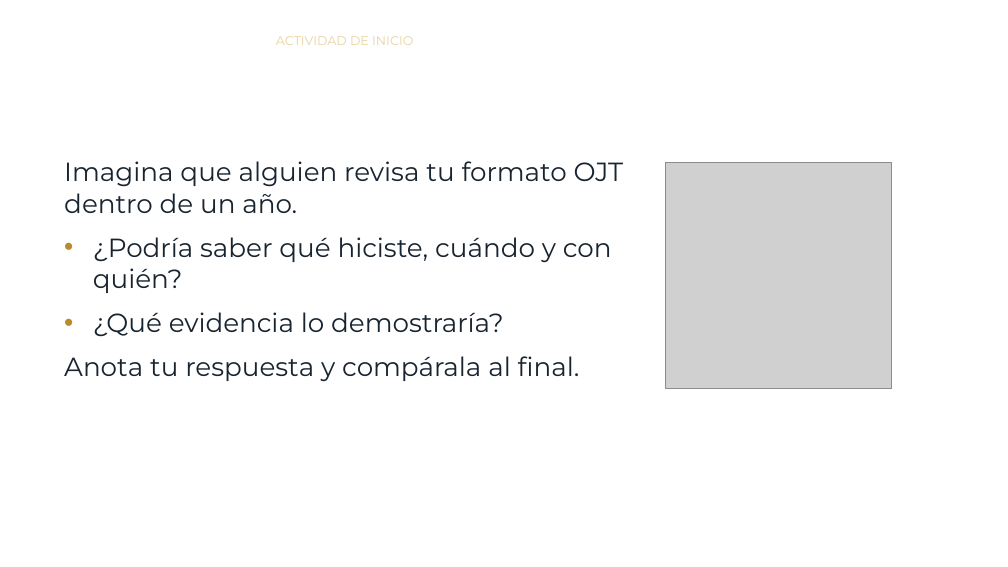
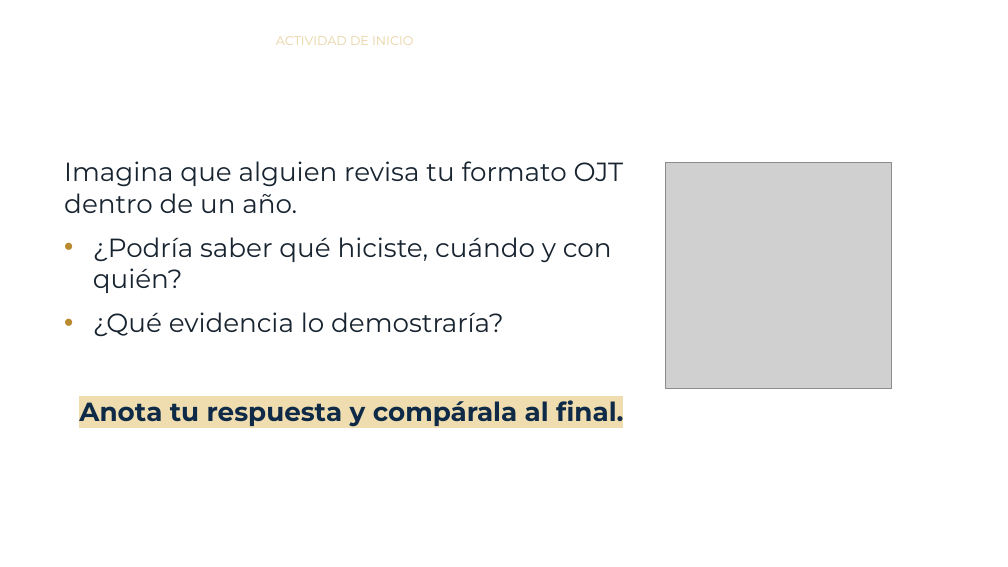
Before and after one commit to jmfigueroah01-creator/Curso-MEPT-OJT, a slide deck: slide 2 of modulo3.pptx. Drawn at 1008x567 pixels with LibreOffice and Linux fonts; fonts in the diff are those of the drawing; grey boxes stand for pictures; background and template pictures are left out. Boxes give left, top, right and bottom in pixels: in the first picture for what was removed or moved away, otherwise in the second. Text is boxed around its words. In the diff, an @@ line names an element or a change of style, - is before the commit and + after.

```diff
--- a/modulo3.pptx
+++ b/modulo3.pptx
@@ text at [79,395,623,427]: text colour #182430 to #0E2A47, highlight none to #EFDDB0, bold on in "Anota tu respuesta y compárala al final."; alignment left to centre @@
```
Also in this commit, not shown: 12 other slides changed, 11 slides added, 10 slides removed, 1 other file.
